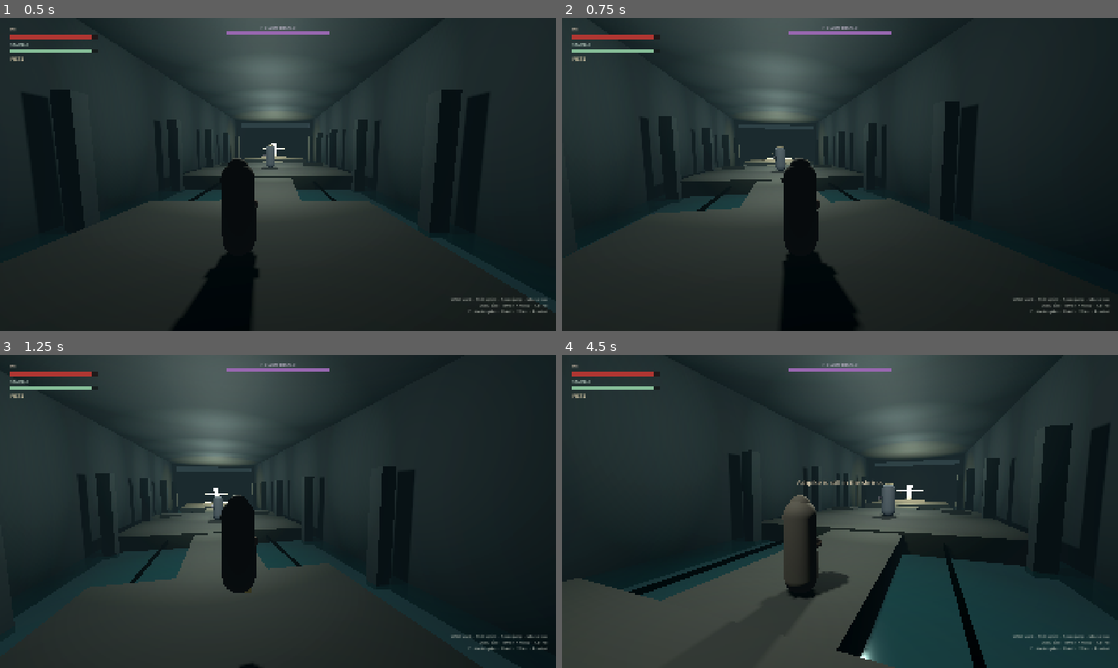
Above: before the commit, frames 1-4 (two rows, left to right).
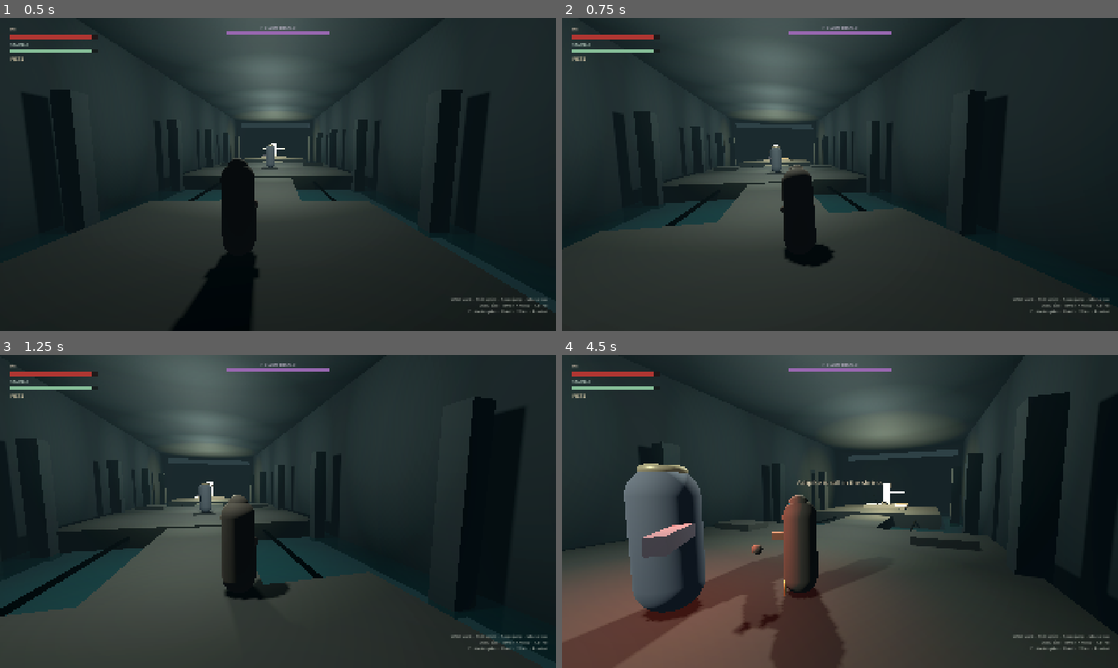
Above: after the commit, the same moments.

Repository: myat93/line7
Game: Godot game, scene res://main.tscn
The game is run twice, just before and just after one commit, with the same random seed, the same clock (stepped at 60 frames per second) and the same inputs.
Inputs (mouse positions are in pixels of both pictures, inside the frame that each line leads up to):
- Up to frame 1 (0.5 s): no input
- Up to frame 2 (0.75 s): tap Enter at 0.5 s; move the mouse to (867, 174) at 0.52 s; hold W (move_forward) from 0.53 s (still down); hold Ctrl (roll) from 0.53 s (still down); click (867, 174) at 0.67 s
- Up to frame 3 (1.25 s): keep holding W (move_forward); keep holding Ctrl (roll); tap Space (jump) at 0.77 s
- Up to frame 4 (4.5 s): keep holding W (move_forward); move the mouse to (812, 511) at 1.27 s; release Ctrl (roll) at 1.28 s; tap 1 (bind_ashpike) at 1.35 s; tap Space (jump) at 1.52, 3.02, 3.77 s; tap Ctrl (roll) every 0.75 s from 1.55 to 3.8 s; move the mouse to (851, 505) at 2.02 s; hold 2 (bind_fists) 2.03-2.78 s; move the mouse to (834, 517) at 2.77 s; right-click (834, 517) at 2.85 s; click (834, 517) at 2.92 s; move the mouse to (878, 514) at 3.52 s; hold E (interact) 3.53-4.28 s; move the mouse to (795, 508) at 4.27 s; click (795, 508) at 4.35 s

Frame 1 is identical in both runs. In frame 2, 7.4% of the frame differs, in the area x 0-80%, y 22-100%; in frame 3, 13%; in frame 4, 37%, in the area x 0-100%, y 11-100%.

Commit message:
Fix Ctrl roll the same way as Shift sprint
Roll only listened for the InputMap action in unhandled input, so a live Ctrl press never started a roll. Poll Ctrl directly, accept the Ctrl key in _input, and keep the ctrl_pressed binding.

Co-authored-by: myat93 <myat93@users.noreply.github.com>

Diff:
--- a/characters/he/he.gd
+++ b/characters/he/he.gd
@@ -17,6 +17,7 @@
 var _look_yaw: float = PI
 var _look_pitch: float = -0.12
 var _iframe: float = 0.0
+var _roll_held: bool = false
 
 @onready var camera_pivot: Node3D = $CameraPivot
 @onready var spring: SpringArm3D = $CameraPivot/SpringArm3D
@@ -67,7 +68,7 @@
 		_try_attack(true)
 	elif event.is_action_pressed("jump"):
 		_try_jump()
-	elif event.is_action_pressed("roll"):
+	elif event_starts_roll(event):
 		_try_roll()
 	elif event.is_action_pressed("interact"):
 		_try_interact()
@@ -79,7 +80,40 @@
 		_refresh_stance_visual()
 
 
+func _input(event: InputEvent) -> void:
+	if state == State.DEAD:
+		return
+	## Ctrl is a modifier; it often never reaches _unhandled_input as "roll".
+	if event_starts_roll(event):
+		_try_roll()
+		get_viewport().set_input_as_handled()
+
+
+func event_starts_roll(event: InputEvent) -> bool:
+	if event is InputEventKey:
+		var key := event as InputEventKey
+		if not key.pressed or key.echo:
+			return false
+		if key.keycode == KEY_CTRL or key.physical_keycode == KEY_CTRL:
+			return true
+	return event.is_action_pressed("roll")
+
+
+func is_roll_held() -> bool:
+	if Input.is_physical_key_pressed(KEY_CTRL) or Input.is_key_pressed(KEY_CTRL):
+		return true
+	return Input.is_action_pressed("roll")
+
+
+func _poll_roll_edge() -> void:
+	var held := is_roll_held()
+	if held and not _roll_held:
+		_try_roll()
+	_roll_held = held
+
+
 func _physics_process(delta: float) -> void:
+	_poll_roll_edge()
 	if not is_on_floor():
 		velocity.y -= Combat.GRAVITY * delta
 	elif velocity.y < 0.0:
--- a/tools/play_sim.gd
+++ b/tools/play_sim.gd
@@ -52,6 +52,34 @@
 		for event in InputMap.action_get_events("roll"):
 			if event is InputEventKey and event.physical_keycode == KEY_SPACE:
 				_fail("Space must not roll.")
+	var roll_ctrl_ok := false
+	if InputMap.has_action("roll"):
+		for event in InputMap.action_get_events("roll"):
+			if event is InputEventKey and event.physical_keycode == KEY_CTRL and event.ctrl_pressed:
+				roll_ctrl_ok = true
+	if not roll_ctrl_ok:
+		_fail("Roll binding must match a live Ctrl press (ctrl_pressed=true).")
+	he.state = HE.State.FREE
+	var ctrl := InputEventKey.new()
+	ctrl.keycode = KEY_CTRL
+	ctrl.physical_keycode = KEY_CTRL
+	ctrl.ctrl_pressed = true
+	ctrl.pressed = true
+	if not he.event_starts_roll(ctrl):
+		_fail("Ctrl key event is not recognized as roll.")
+	Input.parse_input_event(ctrl)
+	Input.flush_buffered_events()
+	he._poll_roll_edge()
+	if he.state != HE.State.ROLL:
+		_fail("Ctrl did not start a roll.")
+	var ctrl_up := InputEventKey.new()
+	ctrl_up.keycode = KEY_CTRL
+	ctrl_up.physical_keycode = KEY_CTRL
+	ctrl_up.pressed = false
+	Input.parse_input_event(ctrl_up)
+	Input.flush_buffered_events()
+	he.state = HE.State.FREE
+	he._roll_held = false
 	he.stamina = 0.0
 	he._try_attack(false)
 	if he.state != HE.State.ATTACK:
--- a/tools/slice_check.gd
+++ b/tools/slice_check.gd
@@ -60,6 +60,9 @@
 		failures.append("Jump velocity must be set.")
 	if Combat.SPRINT_SPEED < Combat.WALK_SPEED * 1.6:
 		failures.append("Sprint must be clearly faster than walk.")
+	var project := FileAccess.get_file_as_string("res://project.godot")
+	if not project.contains("ctrl_pressed\":true"):
+		failures.append("project.godot must bind Ctrl with ctrl_pressed=true (roll).")
 
 
 func _check_scenes(failures: PackedStringArray) -> void:
